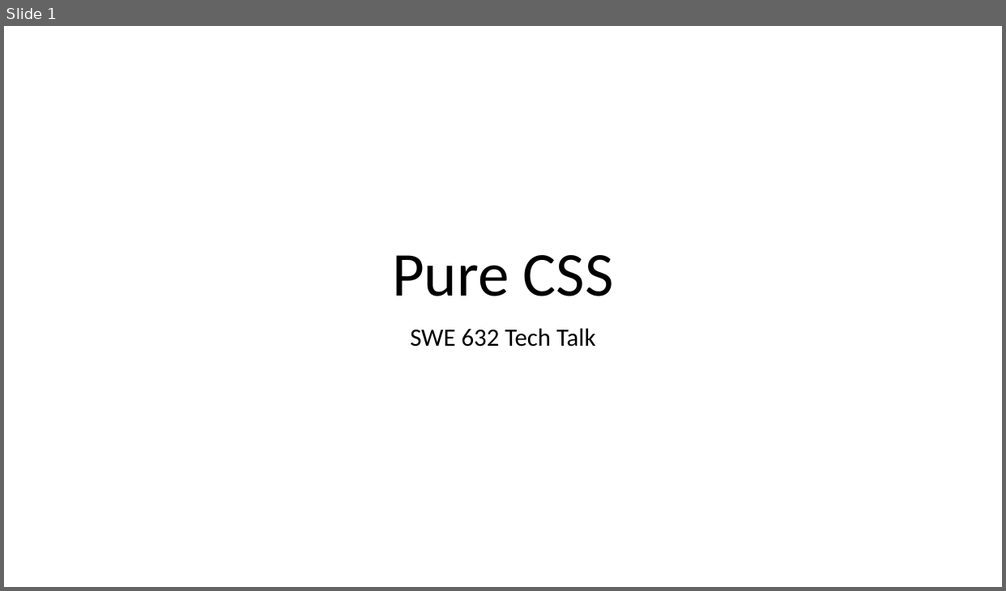
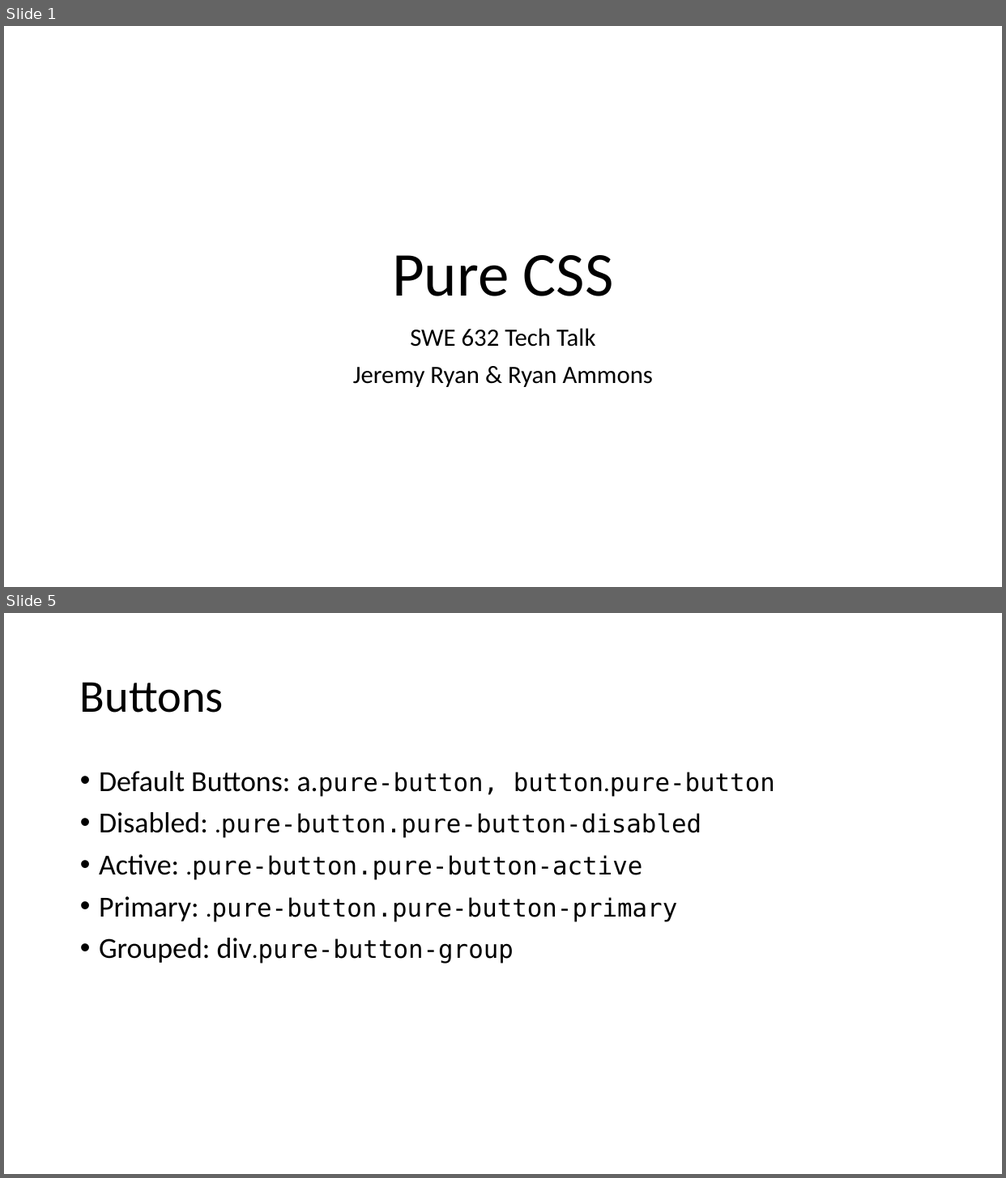
Before and after one commit to jeremyryan/swe_632_tech_talk, a slide deck: SWE_632_Tech_Talk.pptx. Shown one above the other, each under a label of ours: slide 1 before the commit, slides 1 and 5 after it; the slides between them are not shown. The pictures are 1006x591 and 1006x1178 pixels, drawn with LibreOffice and Linux fonts; fonts in the diff are those of the drawing. Boxes give left, top, right and bottom in pixels: in the first picture for what was removed or moved away, otherwise in the second. Text is boxed around its words. In the diff, an @@ line names an element or a change of style, - is before the commit and + after.

```diff
--- a/SWE_632_Tech_Talk.pptx
+++ b/SWE_632_Tech_Talk.pptx
@@ slide 5 added at box(4, 613, 1002, 1174), background #FFFFFF @@
@@ title added at box(80, 682, 224, 713), 44 pt, text #000000 @@
+Buttons
@@ text added at box(99, 771, 775, 964), 24 pt, text #000000 @@
+• Default Buttons: a.pure-button, button.pure-button
+• Disabled: .pure-button.pure-button-disabled
+• Active: .pure-button.pure-button-active
+• Primary: .pure-button.pure-button-primary
+• Grouped: div.pure-button-group
@@ slide 1 changed as well @@
@@ subtitle at box(353, 367, 653, 387): paragraph added @@
+Jeremy Ryan & Ryan Ammons
```
Also in this commit, not shown: 3 other slides changed, 5 other slides added, 6 slides removed.
